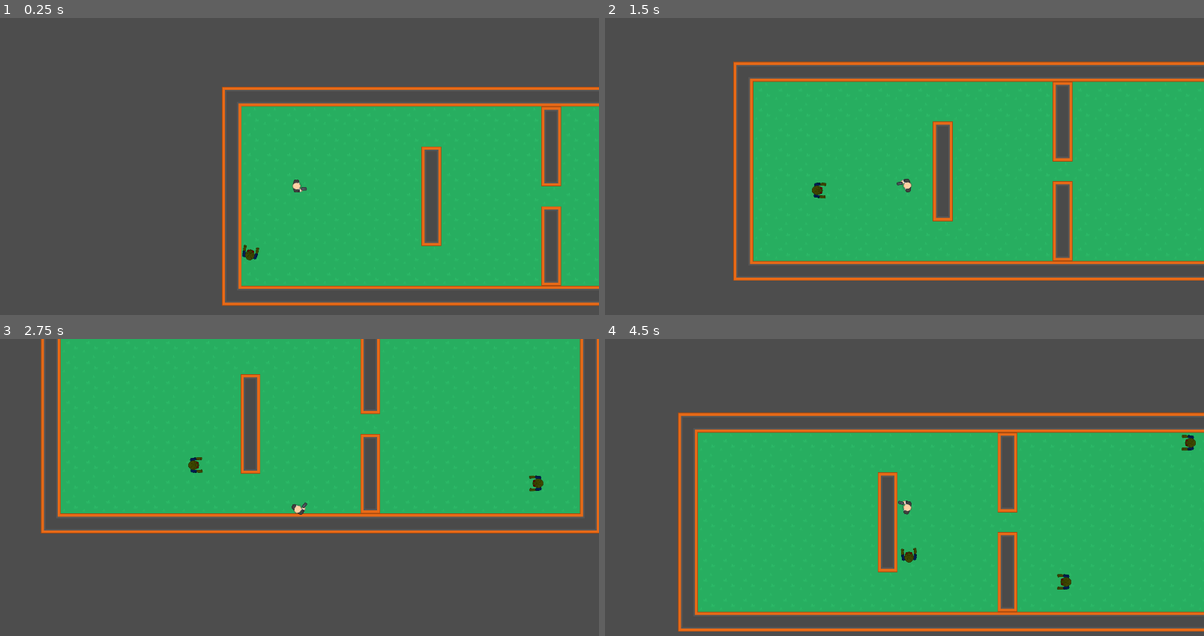
Above: before the commit, frames 1-4 (two rows, left to right).
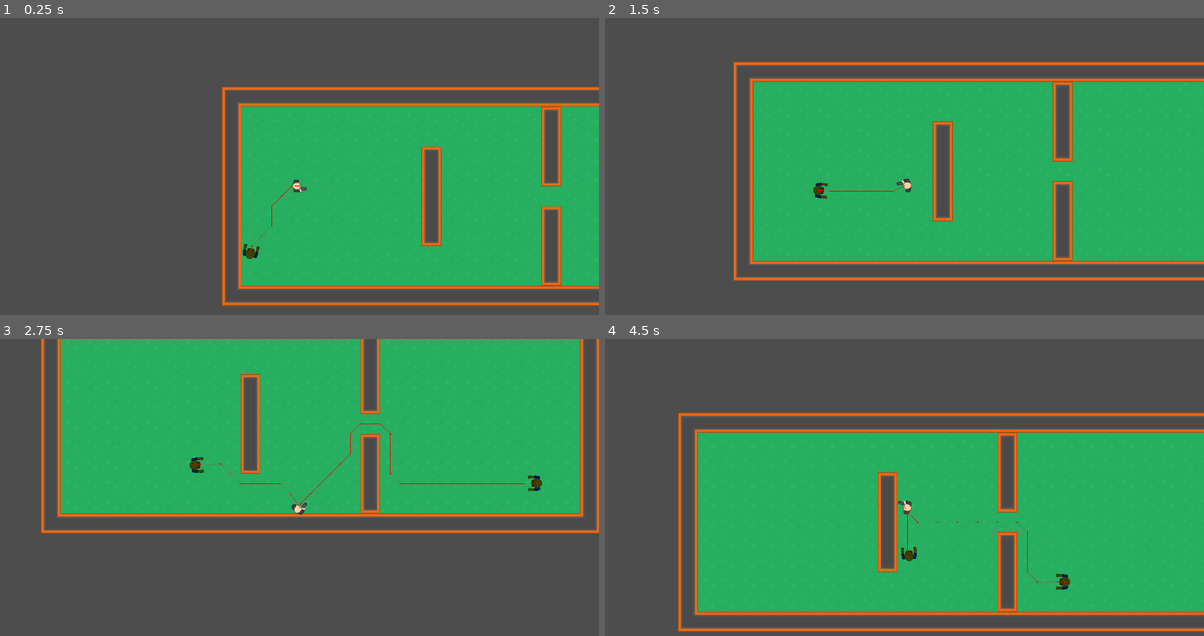
Above: after the commit, the same moments.

Repository: luuismrtn/desolation-zombie
Game: Godot game, scene res://Escenas/casa.tscn
Same seed, same stepped clock (60 frames per second), same inputs: the game is played once before the commit and once after it.
Inputs (mouse positions are in pixels of both pictures, inside the frame that each line leads up to):
- Up to frame 1 (0.25 s): no input
- Up to frame 2 (1.5 s): tap Enter at 0.5 s; move the mouse to (1036, 169) at 0.52 s; hold D (right) 0.53-1.28 s; move the mouse to (784, 202) at 1.27 s; hold S (down) from 1.28 s (still down)
- Up to frame 3 (2.75 s): move the mouse to (359, 434) at 2.02 s; release S (down) at 2.03 s; hold D (right) from 2.03 s (still down)
- Up to frame 4 (4.5 s): move the mouse to (874, 573) at 2.77 s; release D (right) at 2.78 s; hold W (up) 2.78-3.53 s; move the mouse to (1084, 558) at 3.52 s; hold A (left) from 3.53 s (still down); move the mouse to (724, 457) at 4.27 s

The runs differ from the first frame. In frame 1, less than 0.1% of the frame differs, in the area x 40-51%, y 56-82%; in frame 2, less than 0.1%; in frame 3, 0.3%, in the area x 31-91%, y 28-57%; in frame 4, 0.3%.

Commit message:
Mejora de colision del zombie

Diff:
--- a/Escenas/casa.tscn
+++ b/Escenas/casa.tscn
@@ -1677,6 +1677,7 @@
 
 [node name="Timer" type="Timer" parent="ZombieSpawner"]
 wait_time = 2.0
+one_shot = true
 autostart = true
 
 [node name="Camera2D" type="Camera2D" parent="."]
--- a/Escenas/zombie.tscn
+++ b/Escenas/zombie.tscn
@@ -14,6 +14,7 @@
 [node name="ZombieSkin" type="Sprite2D" parent="."]
 rotation = -1.5708
 texture = ExtResource("2_xdj87")
+offset = Vector2(-0.283354, 4.08965)
 
 [node name="CollisionShape2D" type="CollisionShape2D" parent="."]
 position = Vector2(1.5, 0)
@@ -22,3 +23,4 @@
 [node name="NavigationAgent2D" type="NavigationAgent2D" parent="."]
 navigation_layers = 3
 path_postprocessing = 1
+debug_enabled = true
